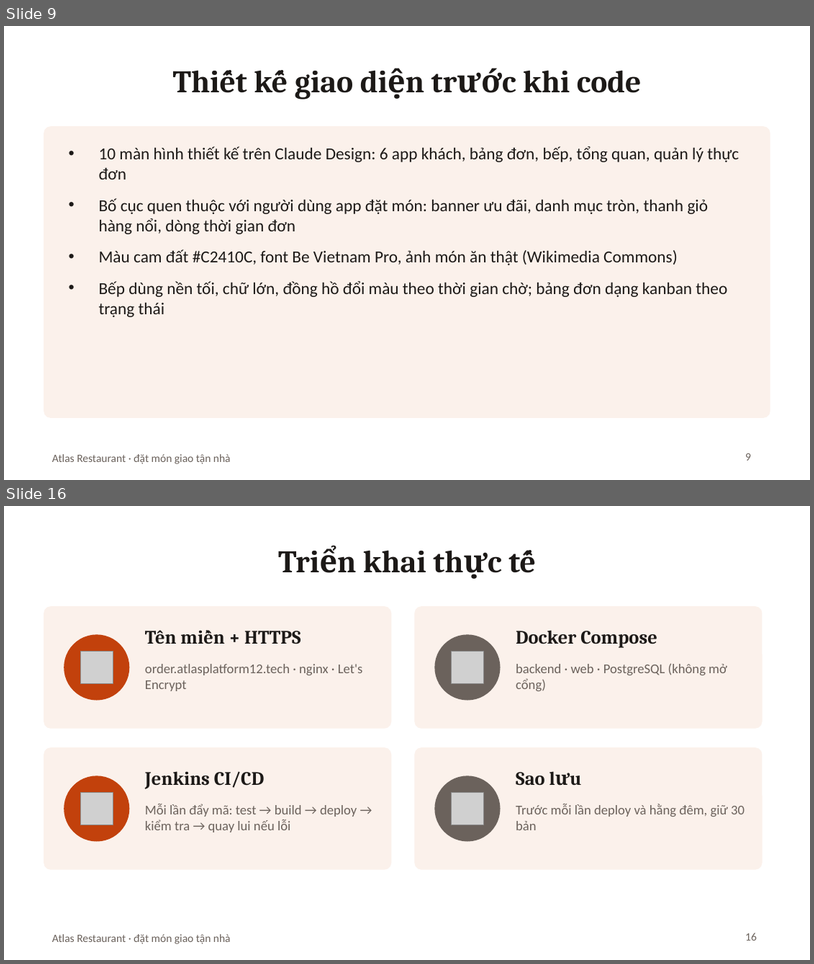
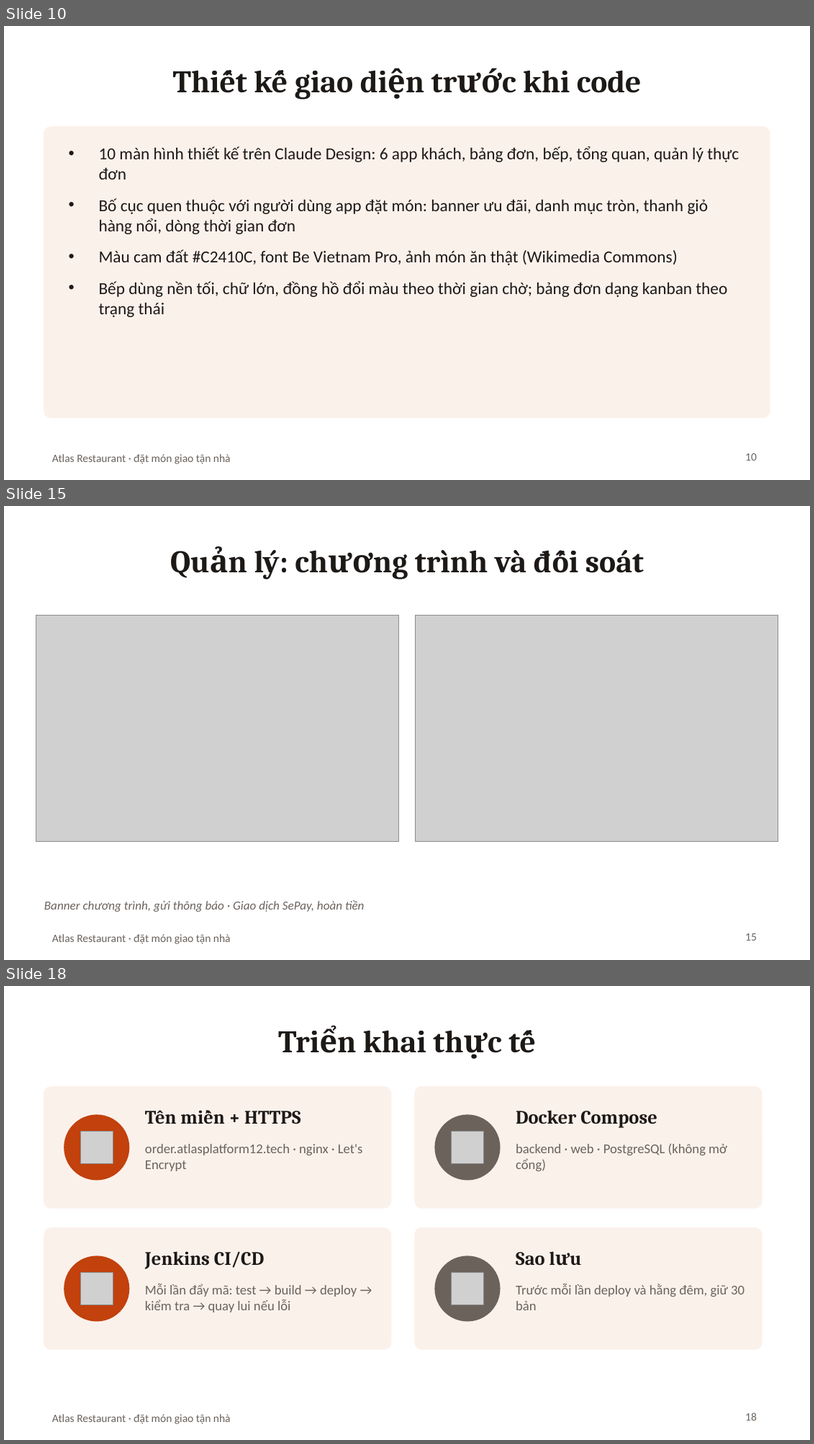
Before and after one commit to Anpham120/restaurant-ordering-mobile, a slide deck: docs/Slide_BTL_AtlasRestaurant.pptx. Shown one above the other, each under a label of ours: slides 9 and 16 before the commit, slides 10, 15 and 18 after it; the slides between them are not shown. The pictures are 814x964 and 814x1444 pixels, drawn with LibreOffice and Linux fonts; fonts in the diff are those of the drawing; grey boxes stand for pictures. Boxes give left, top, right and bottom in pixels: in the first picture for what was removed or moved away, otherwise in the second. Text is boxed around its words. In the diff, an @@ line names an element or a change of style, - is before the commit and + after.

```diff
--- a/docs/Slide_BTL_AtlasRestaurant.pptx
+++ b/docs/Slide_BTL_AtlasRestaurant.pptx
@@ slide 15 added at (4, 506, 810, 960), background #FFFFFF; not listed: 1 template element that a slide beside it also shows @@
@@ title added at (255, 550, 644, 579), 28 pt, text #1C1917, bold @@
+Quản lý: chương trình và đối soát
@@ picture added at (36, 615, 399, 842) @@
@@ picture added at (415, 615, 778, 842) @@
@@ text added at (44, 900, 365, 911), 11 pt, text #6B625C, italic @@
+Banner chương trình, gửi thông báo · Giao dịch SePay, hoàn tiền
@@ page number added at (746, 933, 757, 940), 10 pt, text #6B625C @@
+15
@@ what was slide 9 is now slide 10 @@
@@ page number at (746, 453, 757, 460): text changed @@
-9
+10
@@ what was slide 16 is now slide 18 @@
@@ page number at (746, 1412, 757, 1420): text changed @@
-16
+18
```
Also in this commit, not shown: 10 slides changed, 3 other slides added, 2 slides removed, 5 other files.
